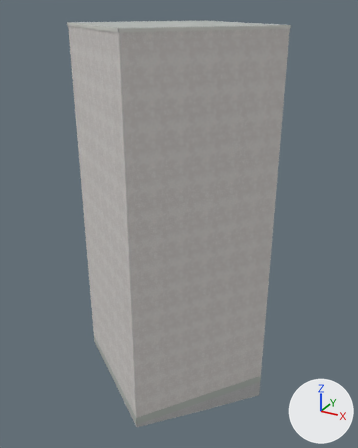
An edit to the Blender file assets/blender/buildings/osm-way-268457490.blend, drawn before and after from the same camera.
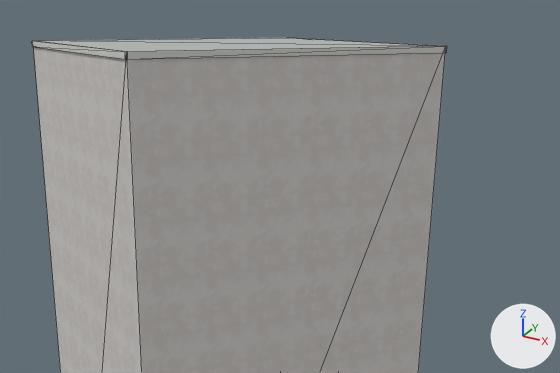
Old and new are each drawn whole from a camera (50 mm lens) standing at (9.55, -16.72, 15.57) and looking at (0.27, 0.16, 7.13) and again close up on the part from 14% to 98% of the width and 0% to 45% of the height. The axes (+X, +Y, +Z) are drawn at lower right. The lights are the same throughout. The older version's two pictures come first. The close-ups show mesh edges as thin lines.

Names of what the first close-up shows: 'reality 268457490 near reality aged pale plaster', 'reality 268457490 near reality flat weathered roof', 'reality 268457490 near reality pale aluminum sill'.
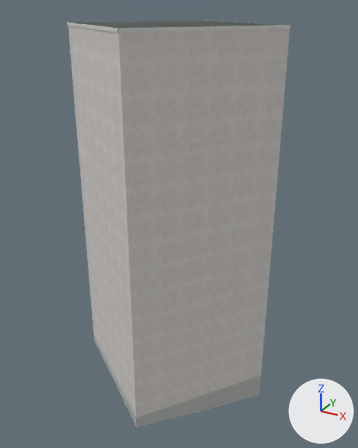
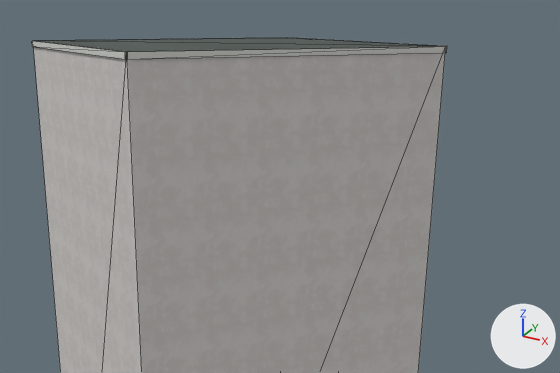
Pixel boxes [x1, y1, x2, y2] of what changed, in the close-ups (560 x 373 px):
'reality 268457490 near reality flat weathered roof', surface changed (darker)
    both: [39, 38, 437, 52]
part 1 of me_reality_268457490_near_reality_pale_aluminum_sill, reshaped
    both: [32, 38, 437, 57]

Edits to the bpy script that builds the scene:
```text
Add img_roof_color_png:
    img_roof_color_png = load_image('roof-color.png', '../../../public/models/architecture/textures/roof-color.png', 256, 256, 'sRGB')
Add img_roof_normal_png:
    img_roof_normal_png = load_image('roof-normal.png', '../../../public/models/architecture/textures/roof-normal.png', 256, 256, 'Non-Color')
Change mat_reality_flat_weathered_roof:
    remove # nodes: BsdfPrincipled, OutputMaterial
    remove # colours: grey #b3b7b4
    nodes: BsdfPrincipled, MixRGB, NormalMap, OutputMaterial, TexImage x2
    colours: white #ffffff
    uses the picture img_roof_color_png
    uses the picture img_roof_normal_png
Change me_reality_268457490_near_reality_pale_aluminum_sill:
    used by ob_reality_268457490_near_reality_pale_aluminum_sill; parent = ob_osm_way_268457490; location = (0.0, 0.0, 0.0)
    remove me_reality_268457490_near_reality_pale_aluminum_sill.from_pydata(...)  # 16 vertices, 8 faces; spans x -4.25..4.25, y -4.23..4.24, z 14.89..15.0
    add me_reality_268457490_near_reality_pale_aluminum_sill.from_pydata(...)  # 32 vertices, 16 faces; spans x -4.25..4.25, y -4.23..4.24, z 14.89..15.0
    me_reality_268457490_near_reality_pale_aluminum_sill part 1
    8 faces are deleted
    8 vertices are added at x -4.22..4.23, y -4.21..4.21, z 15.0
    8 new vertices lie (0.0, 0.0, 0.11) away from vertices in x -4.25..4.25, y -4.23..4.24, z 14.89
    16 new faces join them
```
